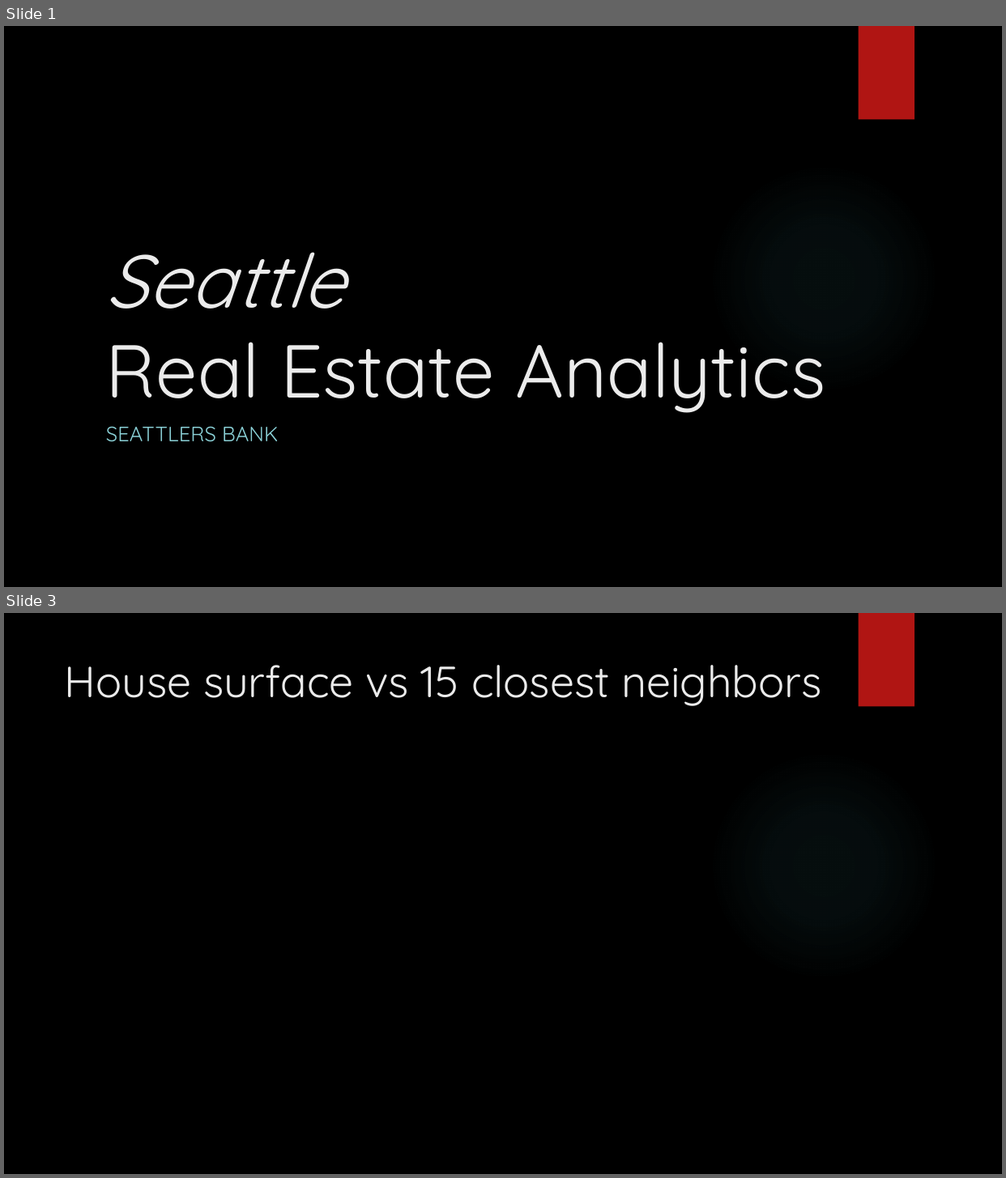
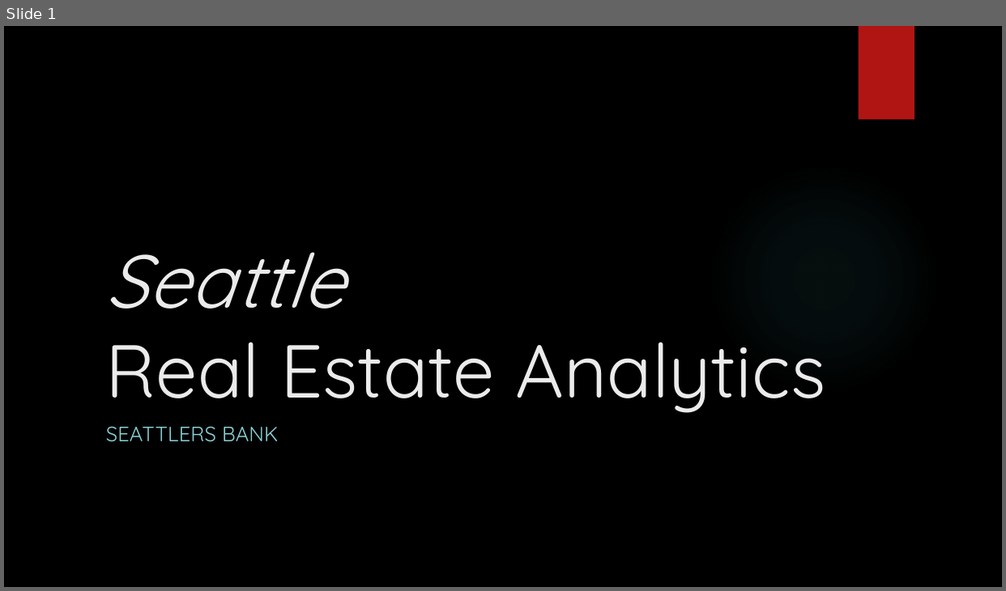
Before and after one commit to Silkways/Seattlers, a slide deck: Flatiron_Mod_1_Slides.pptx. Shown one above the other, each under a label of ours: slides 1 and 3 before the commit, slide 1 after it; the slides between them are not shown. The pictures are 1006x1178 and 1006x591 pixels, drawn with LibreOffice and Linux fonts; fonts in the diff are those of the drawing; background and template pictures are left out. Boxes give left, top, right and bottom in pixels: in the first picture for what was removed or moved away, otherwise in the second. Text is boxed around its words. In the diff, an @@ line names an element or a change of style, - is before the commit and + after.

```diff
--- a/Flatiron_Mod_1_Slides.pptx
+++ b/Flatiron_Mod_1_Slides.pptx
@@ slide 3 removed at (x1=4, y1=613, x2=1002, y2=1174), background picture (left out); not listed: 2 template elements that a slide beside it also shows @@
@@ title removed at (x1=65, y1=665, x2=821, y2=706) @@
-House surface vs 15 closest neighbors
```
Also in this commit, not shown: 1 slide changed, 8 slides added, 1 other slide removed, 2 other files.
